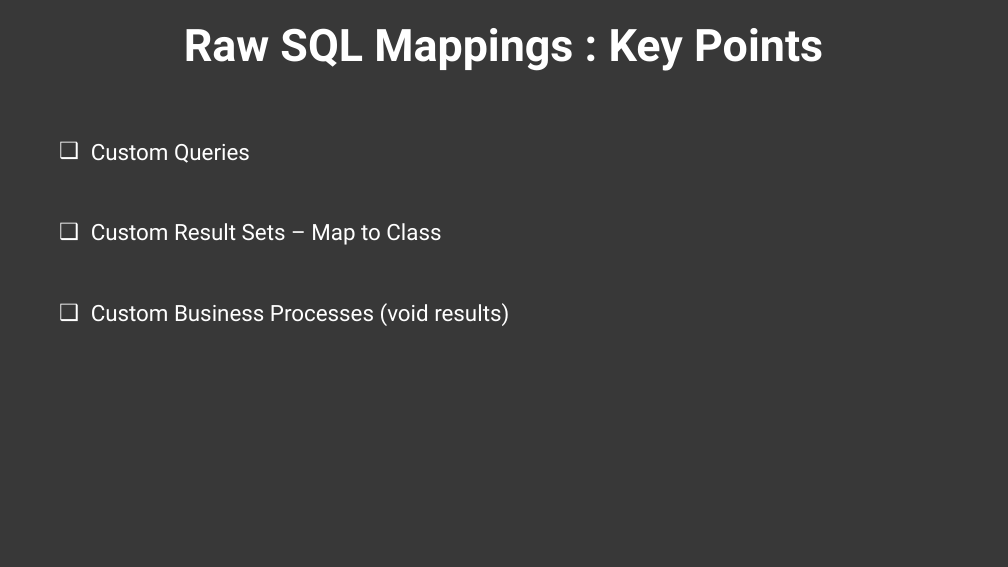
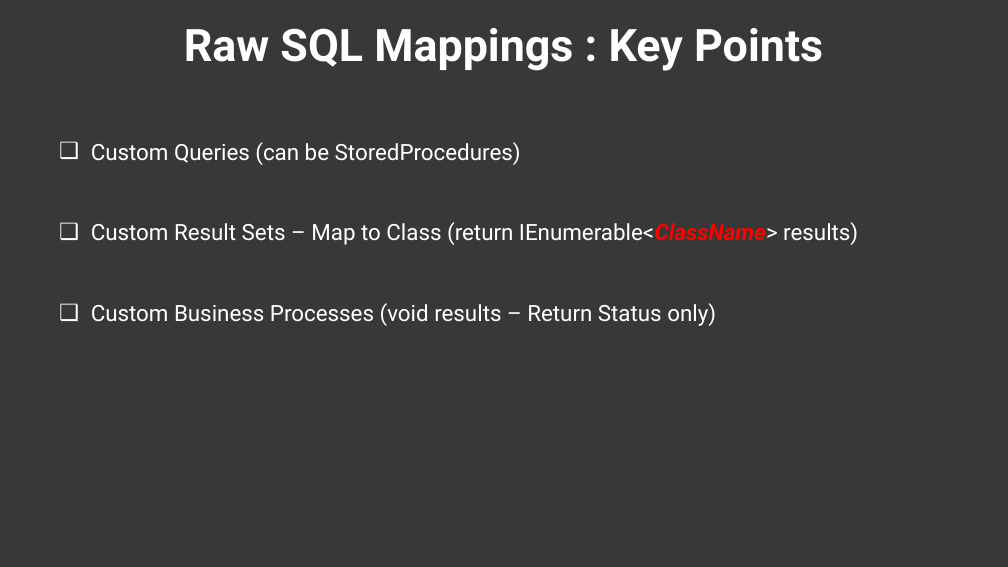
Before and after one commit to ec-council-learning/Entity-Fundamentals-Using-.NET-6, a slide deck: slide 24 of Sections/Section 3/Entity Fundamentals Using .NET 6_Section 3.pptx. Drawn at 1008x567 pixels with LibreOffice and Linux fonts; fonts in the diff are those of the drawing; background and template pictures are left out; a plain dark background stands for a picture behind light text. Boxes give left, top, right and bottom in pixels: in the first picture for what was removed or moved away, otherwise in the second. Text is boxed around its words. In the diff, an @@ line names an element or a change of style, - is before the commit and + after.

```diff
--- a/Sections/Section 3/Entity Fundamentals Using .NET 6_Section 3.pptx
+++ b/Sections/Section 3/Entity Fundamentals Using .NET 6_Section 3.pptx
@@ text at (91, 142, 858, 326): text changed @@
-❑ Custom Queries
-❑ Custom Result Sets – Map to Class
-❑ Custom Business Processes (void results)
+❑ Custom Queries (can be StoredProcedures)
+❑ Custom Result Sets – Map to Class (return IEnumerable<ClassName> results)
+❑ Custom Business Processes (void results – Return Status only)
```
Also in this commit, not shown: 1 other slide changed, 31 other files.
